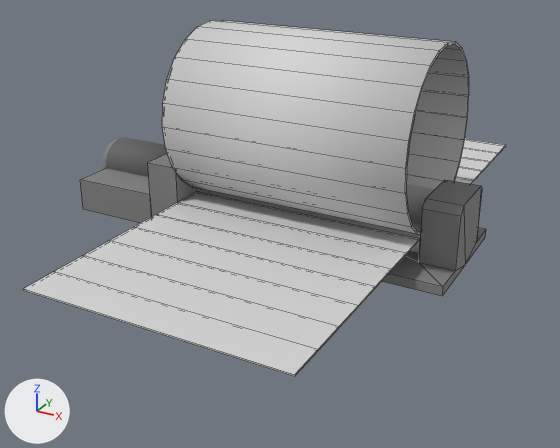
Before and after pictures for a commit that changed the OBJ model src/main/resources/assets/immersiverailroading/models/multiblocks/boiler_rolling_machine.obj.
One viewpoint serves both versions: a 50 mm lens placed at (8.19, -8.45, 4.72), pointed at (3.22, 0.58, 0.2). Every picture has the same lights, and +X, +Y and +Z are marked at lower left. Mesh edges are drawn as thin lines on the coarser meshes. Where no turn or scale is listed for an object, it has been applied to the vertices.

In view in the first picture: 'FINISHED_PREVIEW.001_ID50', 'FINISHED_PREVIEW_ID42', 'SEGMENT_0_ID78', 'SEGMENT_1_ID85', 'SEGMENT_2_ID92', 'SEGMENT_3_ID99', 'SEGMENT_4_ID106', 'SEGMENT_5_ID113', 'SEGMENT_6_ID120', 'group_0_ID3.001', 'group_1_ID12', 'group_2_ID35'.
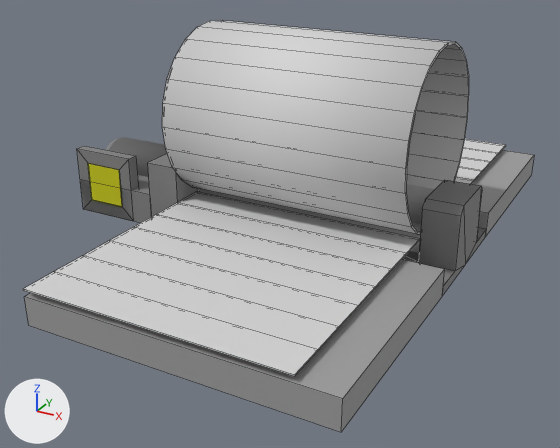
Commit message: Implement boiler rolling

Pixel boxes [x1, y1, x2, y2] of what changed, in the pictures (560 x 448 px):
'SketchUp.004_ID219.004', added
    after: [24, 259, 445, 432]
'SketchUp.005_ID225', added
    after: [472, 150, 534, 237]
'SketchUp.002_ID205.004', added
    after: [77, 146, 138, 221]
'SketchUp.003_ID211', added (yellow)
    after: [88, 163, 122, 207]

Patch to the scene script:
```diff
--- a/src/main/resources/assets/immersiverailroading/models/multiblocks/boiler_rolling_machine.obj.py
+++ b/src/main/resources/assets/immersiverailroading/models/multiblocks/boiler_rolling_machine.obj.py
@@ mat_color_e11 @@
+mat_color_e11 = principled_material('Color_E11_')
+mat_color_e11.base_color = (0.6, 0.6, 0.0)  # yellow #cbcb00
+mat_color_e11.roughness = 0.69
@@ me_sketchup_005_id225 @@
+me_sketchup_005_id225.from_pydata(...)  # a box spanning x 1.85..5.85, y 2.0..5.0, z 0.0..0.38
+me_sketchup_005_id225.materials.append(mat_color_006__001)  # grey #9d9d9d
@@ me_sketchup_004_id219_004 @@
+me_sketchup_004_id219_004.from_pydata(...)  # a box spanning x 1.85..5.85, y -3.0..0.0, z 0.0..0.38
+me_sketchup_004_id219_004.materials.append(mat_color_006__001)  # grey #9d9d9d
@@ me_sketchup_003_id211 @@
+me_sketchup_003_id211.from_pydata([(0.8, -0.01, 0.8), (0.2, -0.01, 0.2), (0.8, -0.01, 0.2), (0.2, -0.01, 0.8), (0.2, 0.0, 0.8), (0.8, 0.0, 0.8), (0.2, 0.0, 0.2), (0.8, 0.0, 0.2)], [], [(7, 2, 1, 6), (0, 5, 4, 3), (7, 5, 0, 2), (4, 6, 1, 3), (0, 3, 1, 2)])
+me_sketchup_003_id211.materials.append(mat_color_e11)  # yellow #cbcb00
@@ me_sketchup_002_id205_004 @@
+me_sketchup_002_id205_004.from_pydata([(1.0, 0.0, 0.0), (0.8, 0.0, 0.2), (0.0, 0.0, 0.0), (1.0, 0.0, 1.0), (0.8, 0.0, 0.8), (0.2, 0.0, 0.8), (0.2, 0.0, 0.2), (0.0, 0.0, 1.0), (0.0, 0.17, 1.0), (1.0, 0.17, 1.0), (0.0, 0.17, 0.0), (1.0, 0.17, 0.0)], [], [(6, 5, 7, 2), (6, 2, 0, 1), (3, 4, 1, 0), (8, 9, 11, 10), (11, 9, 3, 0), (8, 10, 2, 7), (7, 5, 4, 3), (11, 0, 2, 10), (3, 9, 8, 7)])
+me_sketchup_002_id205_004.materials.append(mat_color_007__001)  # grey #838383
@@ ob_sketchup_005_id225 @@
+ob_sketchup_005_id225 = bpy.data.objects.new('SketchUp.005_ID225', me_sketchup_005_id225)
+ob_sketchup_005_id225.location = (0.0, 0.0, 0.0)
@@ ob_sketchup_004_id219_004 @@
+ob_sketchup_004_id219_004 = bpy.data.objects.new('SketchUp.004_ID219.004', me_sketchup_004_id219_004)
+ob_sketchup_004_id219_004.location = (0.0, 0.0, 0.0)
@@ ob_sketchup_003_id211 @@
+ob_sketchup_003_id211 = bpy.data.objects.new('SketchUp.003_ID211', me_sketchup_003_id211)
+ob_sketchup_003_id211.location = (0.0, 0.0, 0.0)
@@ ob_sketchup_002_id205_004 @@
+ob_sketchup_002_id205_004 = bpy.data.objects.new('SketchUp.002_ID205.004', me_sketchup_002_id205_004)
+ob_sketchup_002_id205_004.location = (0.0, 0.0, 0.0)
```
